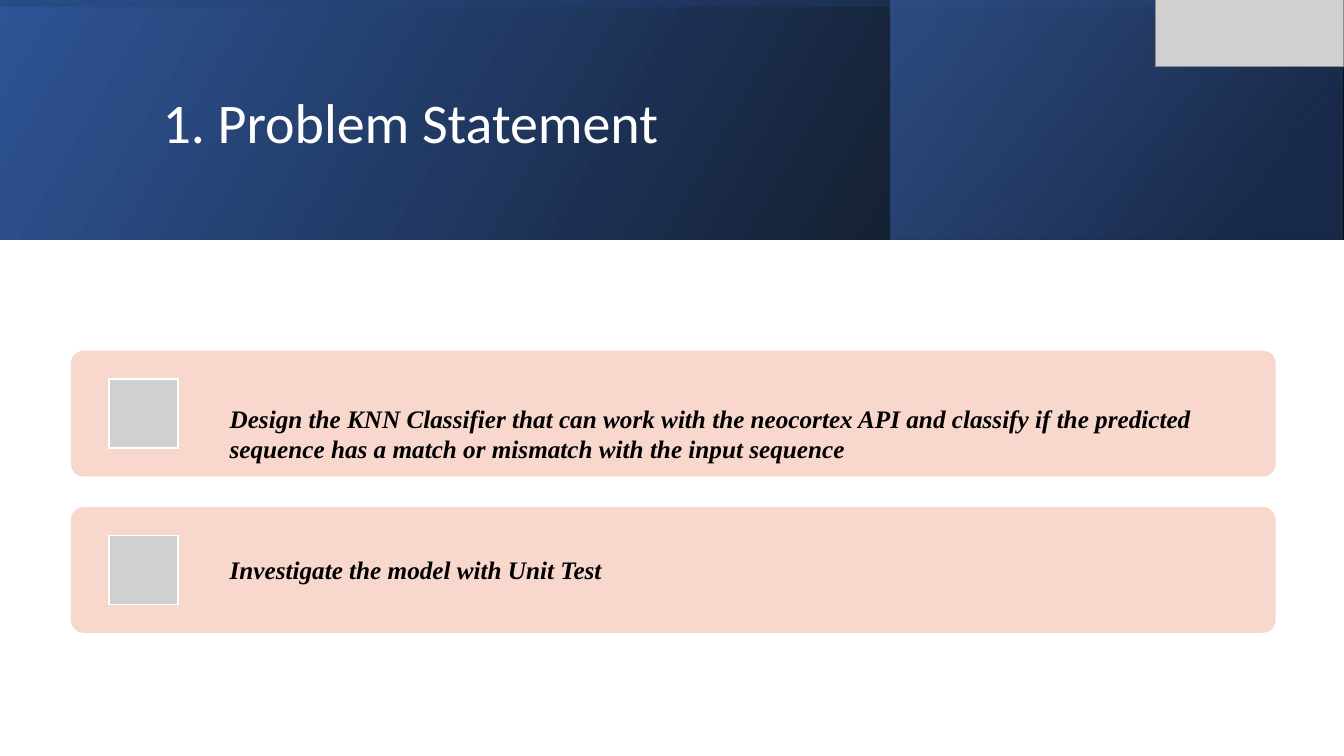
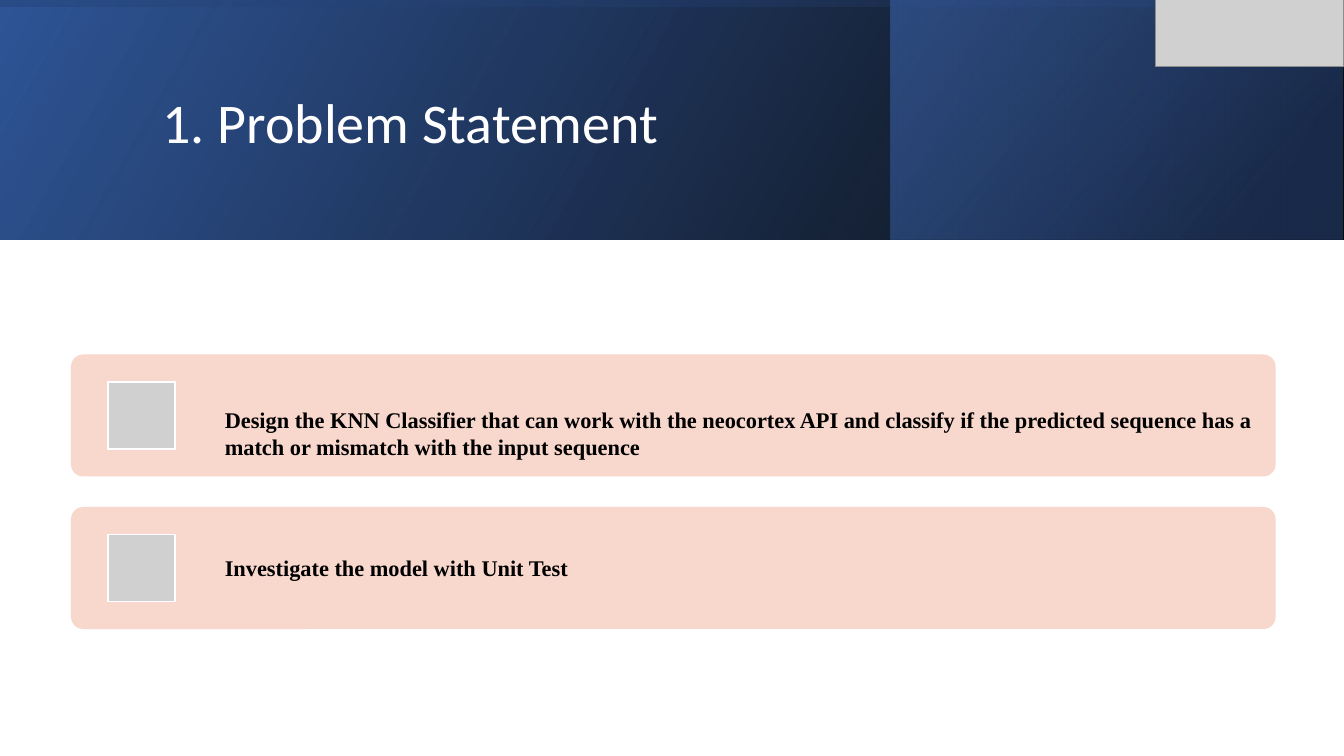
Before and after one commit to IndranilSaha09/neocortexapi, a slide deck: slide 3 of source/MySEProject/IMPLEMENT AND INVESTIGATE KNN - rookie_developer.pptx. Drawn at 1344x756 pixels with LibreOffice and Linux fonts; fonts in the diff are those of the drawing; grey boxes stand for pictures. Boxes give left, top, right and bottom in pixels: in the first picture for what was removed or moved away, otherwise in the second. Text is boxed around its words. In the diff, an @@ line names an element or a change of style, - is before the commit and + after.

```diff
--- a/source/MySEProject/IMPLEMENT AND INVESTIGATE KNN - rookie_developer.pptx
+++ b/source/MySEProject/IMPLEMENT AND INVESTIGATE KNN - rookie_developer.pptx
@@ rounded rectangle: place and size @@
-rounded rectangle at (71, 351, 1275, 477)
+rounded rectangle at (71, 355, 1275, 477)
@@ text "Design the KNN Classifier that ..." at (225, 412, 1251, 460): size 18 to 16 pt, italic off @@
@@ rounded rectangle: place and size @@
-rounded rectangle at (71, 507, 1275, 633)
+rounded rectangle at (71, 507, 1275, 629)
@@ text "Investigate the model with Unit ..." at (225, 560, 568, 581): size 18 to 16 pt, italic off @@
```
Also in this commit, not shown: 8 other slides changed.
